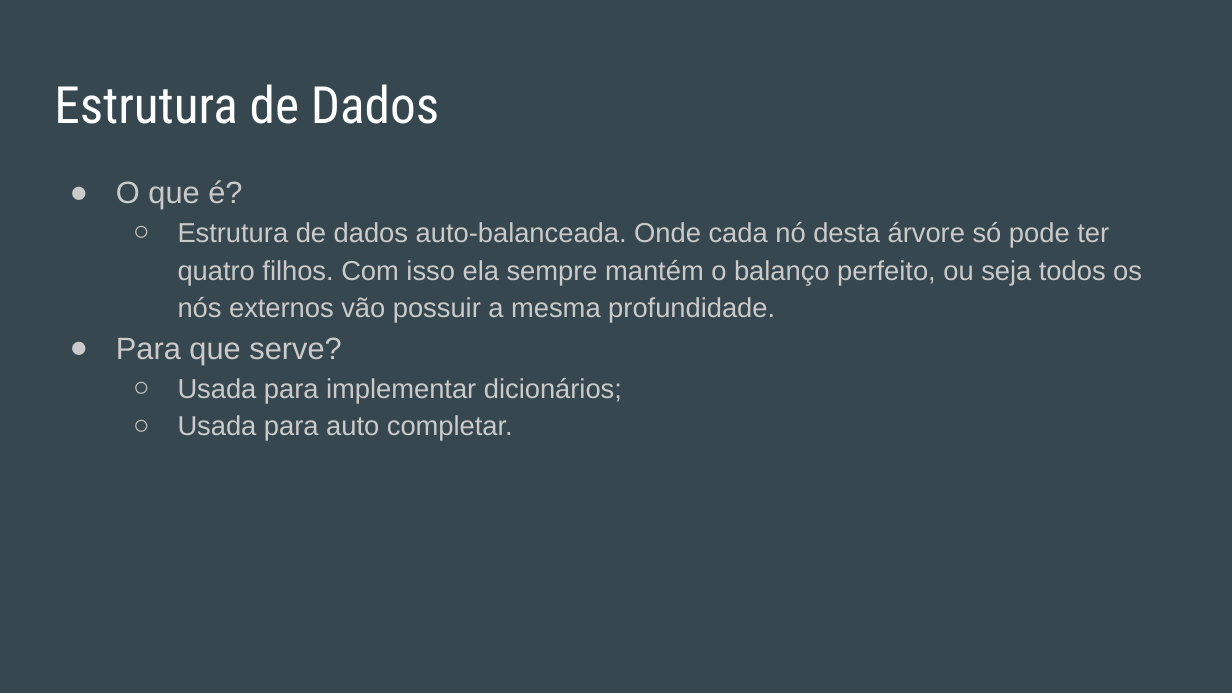
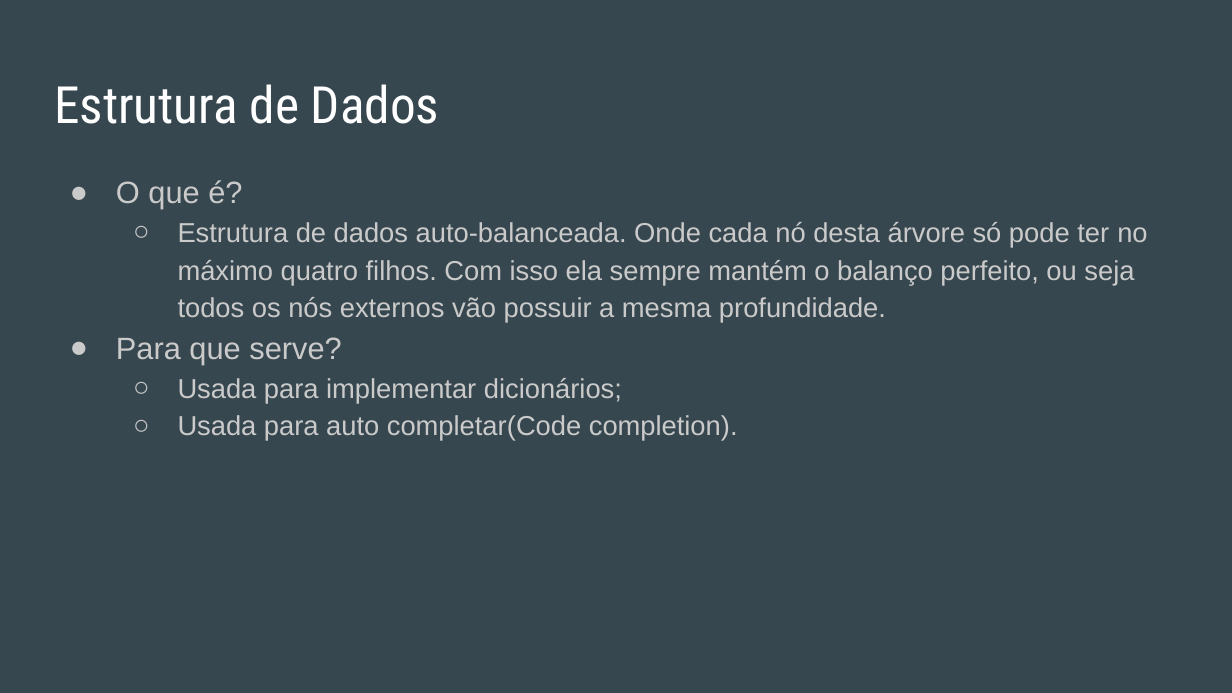
Before and after one commit to OsOperadores/ProjetoP2, a slide deck: slide 3 of Árvore 2-3-4/Árvore 2-3-4.pptx. Drawn at 1232x693 pixels with LibreOffice and Linux fonts; fonts in the diff are those of the drawing. Boxes give left, top, right and bottom in pixels: in the first picture for what was removed or moved away, otherwise in the second. Text is boxed around its words. In the diff, an @@ line names an element or a change of style, - is before the commit and + after.

```diff
--- a/Árvore 2-3-4/Árvore 2-3-4.pptx
+++ b/Árvore 2-3-4/Árvore 2-3-4.pptx
@@ text at <box>178,222,1147,323</box>: text changed @@
-  ○ Estrutura de dados auto-balanceada. Onde cada nó desta árvore só pode ter quatro filhos. Com isso ela sempre mantém o balanço perfeito, ou seja todos os nós externos vão possuir a mesma profundidade.
+  ○ Estrutura de dados auto-balanceada. Onde cada nó desta árvore só pode ter no máximo quatro filhos. Com isso ela sempre mantém o balanço perfeito, ou seja todos os nós externos vão possuir a mesma profundidade.
@@ text at <box>178,415,738,441</box>: text changed @@
-  ○ Usada para auto completar.
+  ○ Usada para auto completar(Code completion).
```
Also in this commit, not shown: 2 other slides changed, 5 other files.
